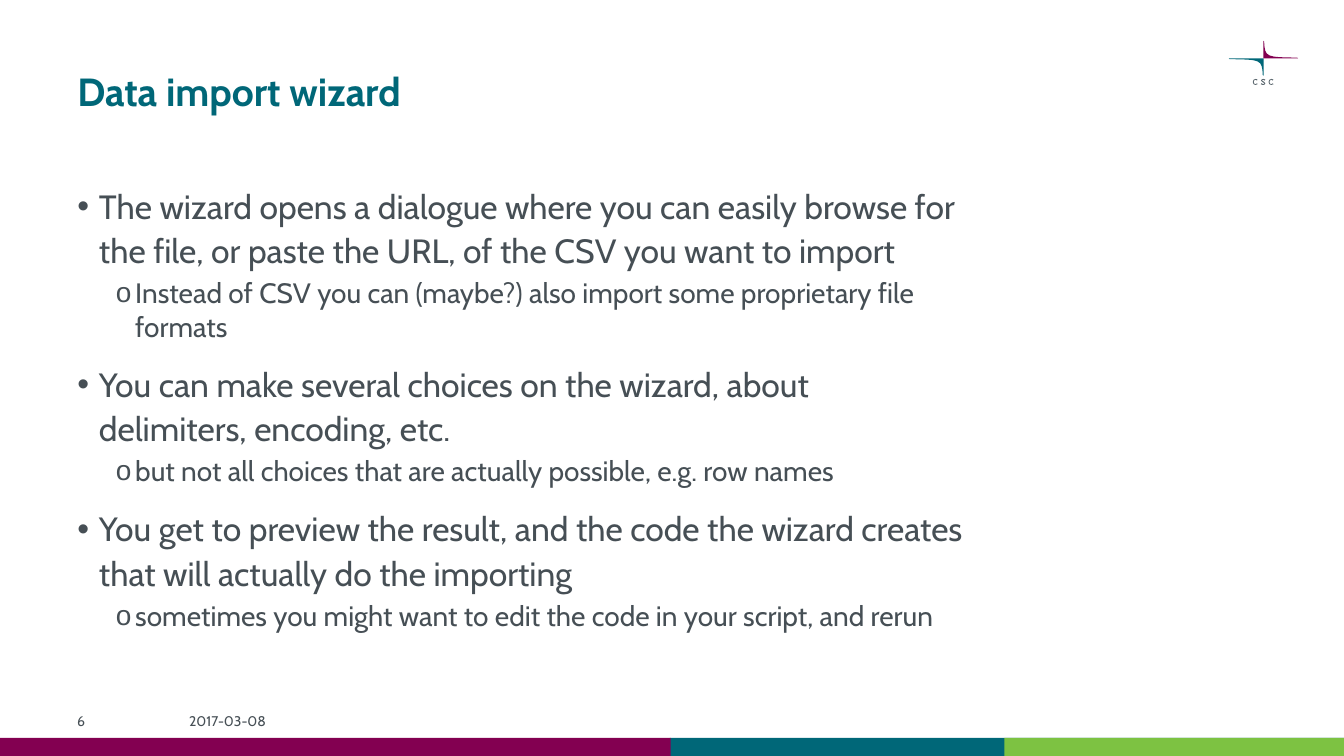
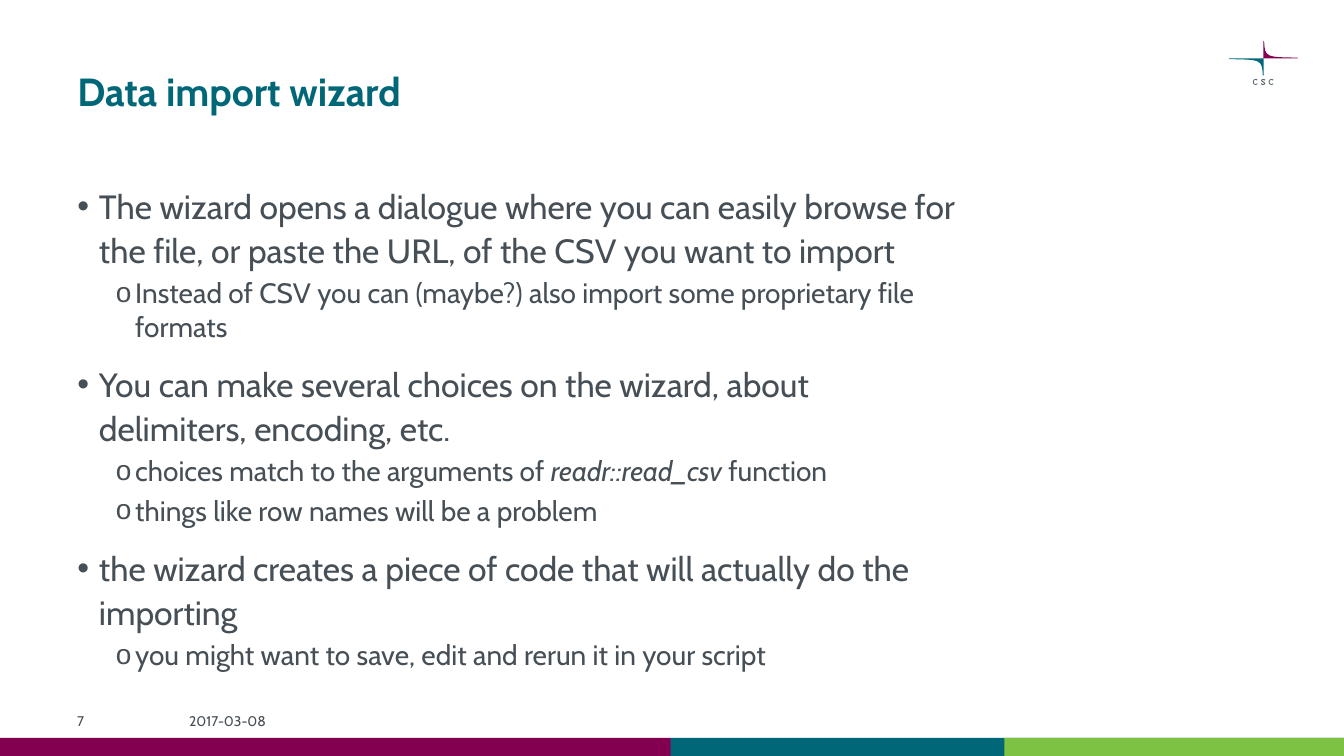
Before and after one commit to csc-training/wrangling-with-R, a slide deck: slide 7 of wrangling_with_r.pptx (slide 6 before the commit). Drawn at 1344x756 pixels with LibreOffice and Linux fonts; fonts in the diff are those of the drawing. Boxes give left, top, right and bottom in pixels: in the first picture for what was removed or moved away, otherwise in the second. Text is boxed around its words. In the diff, an @@ line names an element or a change of style, - is before the commit and + after.

```diff
--- a/wrangling_with_r.pptx
+++ b/wrangling_with_r.pptx
@@ text at (x1=99, y1=460, x2=909, y2=672): text changed @@
-  o but not all choices that are actually possible, e.g. row names
-• You get to preview the result, and the code the wizard creates that will actually do the importing
-  o sometimes you might want to edit the code in your script, and rerun
+  o choices match to the arguments of readr::read_csv function
+  o things like row names will be a problem
+• the wizard creates a piece of code that will actually do the importing
+  o you might want to save, edit and rerun it in your script
@@ page number at (x1=77, y1=716, x2=84, y2=726): text changed @@
-6
+7
```
Also in this commit, not shown: 4 other slides changed, 2 slides added, 1 other file.
